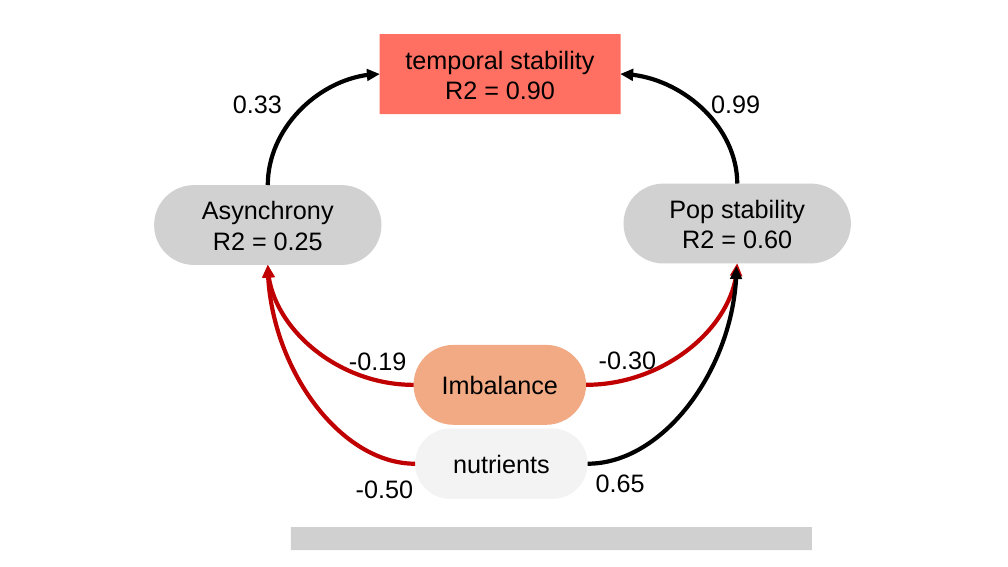
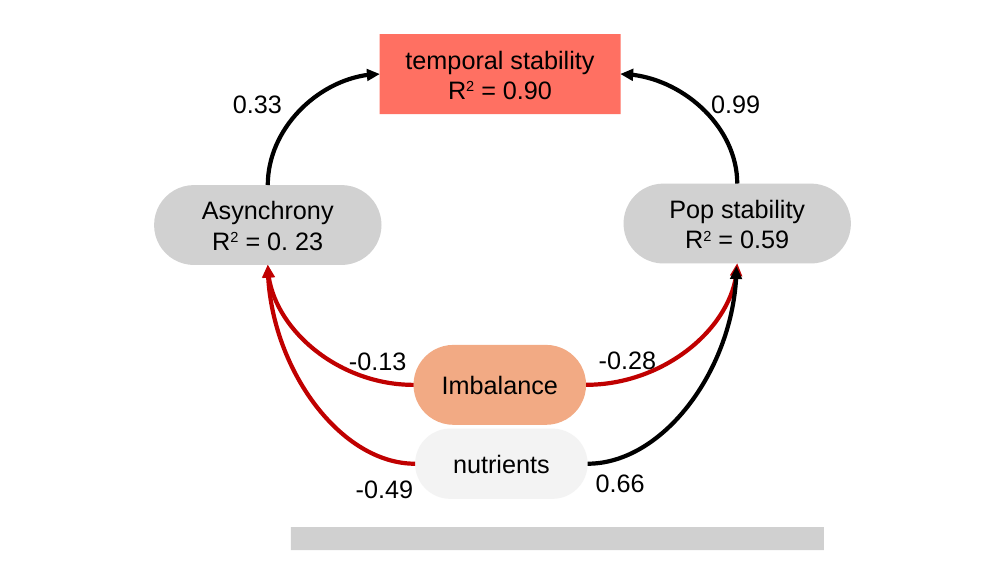
Before and after one commit to FrancescoPola/Response-div-stability-competitive-communities, a slide deck: slide 1 of figures_ms/SEM_3.pptx. Drawn at 1008x567 pixels with LibreOffice and Linux fonts; fonts in the diff are those of the drawing; grey boxes stand for pictures. Boxes give left, top, right and bottom in pixels: in the first picture for what was removed or moved away, otherwise in the second. Text is boxed around its words. In the diff, an @@ line names an element or a change of style, - is before the commit and + after.

```diff
--- a/figures_ms/SEM_3.pptx
+++ b/figures_ms/SEM_3.pptx
@@ text in rounded rectangle at <box>503,81,552,100</box>: now superscript in "R2" @@
@@ text in rounded rectangle at <box>267,232,323,251</box>: text changed @@
-R2 = 0.25
+R2 = 0. 23
@@ text in rounded rectangle at <box>740,230,789,249</box>: text changed @@
-R2 = 0.60
+R2 = 0.59
@@ text at <box>349,352,406,375</box>: text changed @@
--0.19
+-0.13
@@ text at <box>599,351,656,374</box>: text changed @@
--0.30
+-0.28
@@ text at <box>596,474,645,493</box>: text changed @@
-0.65
+0.66
@@ text at <box>356,480,413,499</box>: text changed @@
--0.50
+-0.49
@@ picture: place and size @@
-picture at <box>291,527,812,550</box>
+picture at <box>291,527,824,550</box>
```
Also in this commit, not shown: 43 other files.
